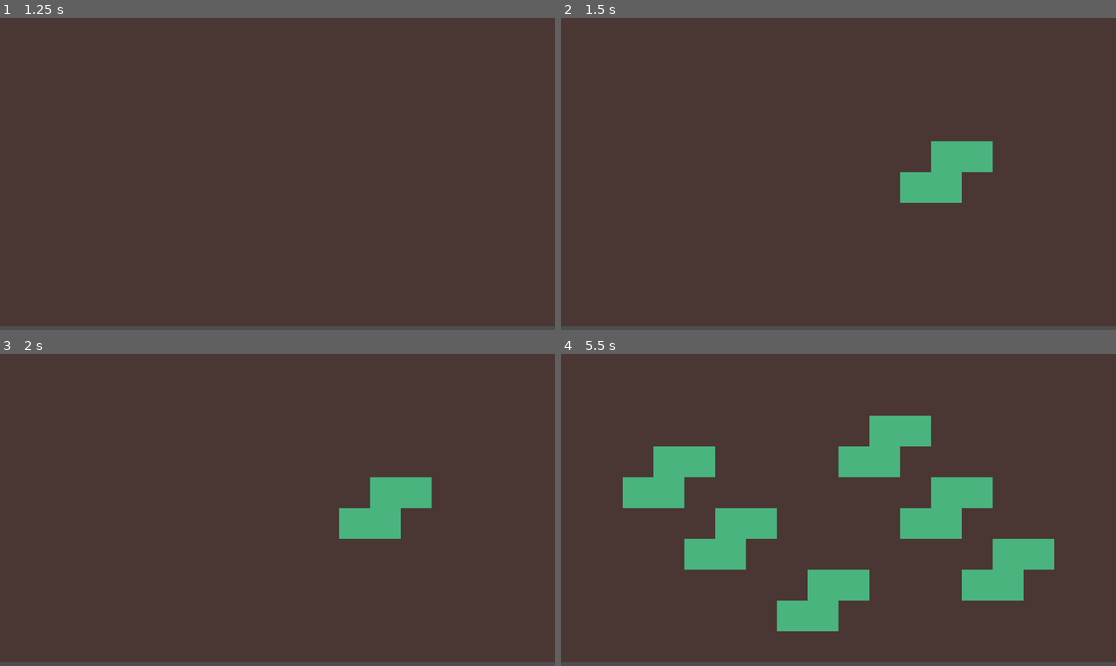
Above: before the commit, frames 1-4 (two rows, left to right).
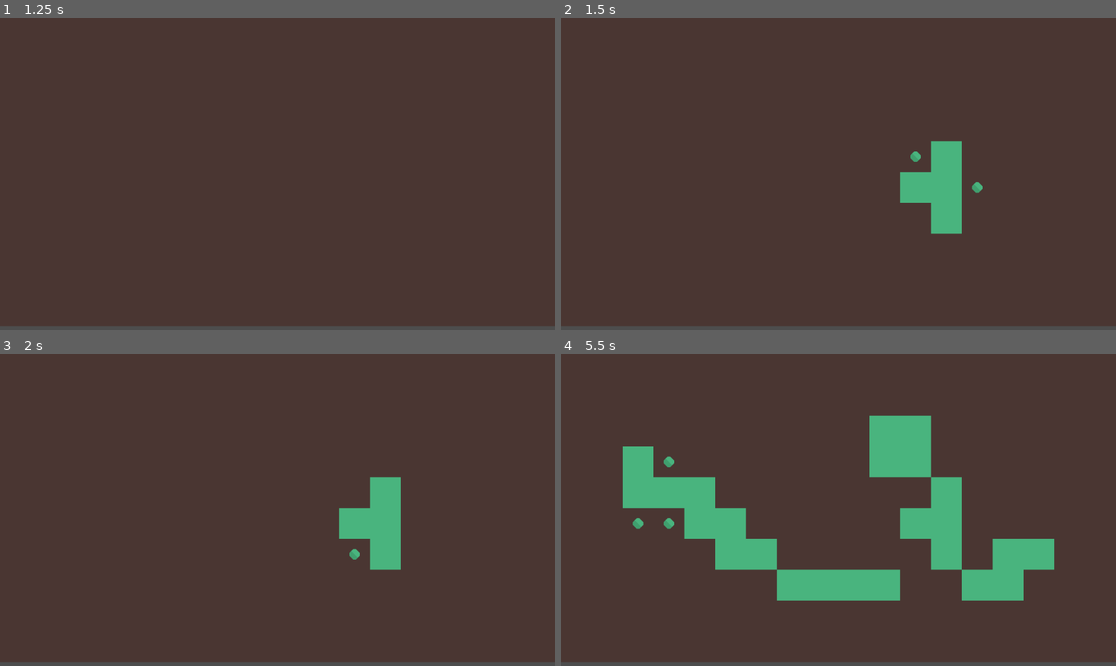
Above: after the commit, the same moments.

Repository: Coffin-Likker/tetrarcana
Game: Godot game, scene res://scenes/menu_manager.tscn
Same seed, same stepped clock (60 frames per second), same inputs: the game is played once before the commit and once after it. Before the commit the project starts from res://scenes/menus/MainMenu.tscn.
Inputs (mouse positions are in pixels of both pictures, inside the frame that each line leads up to):
- Up to frame 1 (1.25 s): click "Start" at 0.5 s
- Up to frame 2 (1.5 s): tap Enter at 1.25 s; move the mouse to (960, 158) at 1.27 s; tap E (rotate_clockwise, bound only after the commit) at 1.35 s; click (960, 158) at 1.42 s
- Up to frame 3 (2 s): tap Q (rotate_counterclockwise, bound only after the commit) at 1.55 s
- Up to frame 4 (5.5 s): tap Space at 2, 3.5, 5 s; move the mouse to (727, 525) at 2.02 s; tap Q (rotate_counterclockwise, bound only after the commit) at 2.1, 3.05, 3.6, 4.55, 5.1 s; click (727, 525) at 2.17 s; tap E (rotate_clockwise, bound only after the commit) at 2.3, 2.85, 3.8, 4.35, 5.3 s; tap Enter at 2.75, 4.25 s; move the mouse to (894, 441) at 2.77 s; click (894, 441) at 2.92 s; move the mouse to (810, 572) at 3.52 s; click (810, 572) at 3.67 s; move the mouse to (1005, 556) at 4.27 s; click (1005, 556) at 4.42 s; move the mouse to (672, 463) at 5.02 s; click (672, 463) at 5.17 s

Frame 1 is identical in both runs. In frame 2, 1.2% of the frame differs, in the area x 62-78%, y 39-70%; in frame 3, 1.2%; in frame 4, 9.0%, in the area x 11-78%, y 29-89%.

Commit message:
Added rotation logic and all normal pieces
Added rotation logic and active piece implementation
Added grab bag that rotates through all tetris piece types

Diff:
--- a/project.godot
+++ b/project.godot
@@ -11,7 +11,7 @@
 [application]
 
 config/name="PSGJ"
-run/main_scene="res://scenes/menus/MainMenu.tscn"
+run/main_scene="res://scenes/menu_manager.tscn"
 config/features=PackedStringArray("4.2", "GL Compatibility")
 config/icon="res://icon.svg"
 
@@ -24,6 +24,19 @@
 
 AudioManager="*res://scripts/AudioManager.gd"
 
+[input]
+
+rotate_clockwise={
+"deadzone": 0.5,
+"events": [Object(InputEventKey,"resource_local_to_scene":false,"resource_name":"","device":-1,"window_id":0,"alt_pressed":false,"shift_pressed":false,"ctrl_pressed":false,"meta_pressed":false,"pressed":false,"keycode":0,"physical_keycode":69,"key_label":0,"unicode":101,"echo":false,"script":null)
+]
+}
+rotate_counterclockwise={
+"deadzone": 0.5,
+"events": [Object(InputEventKey,"resource_local_to_scene":false,"resource_name":"","device":-1,"window_id":0,"alt_pressed":false,"shift_pressed":false,"ctrl_pressed":false,"meta_pressed":false,"pressed":false,"keycode":0,"physical_keycode":81,"key_label":0,"unicode":113,"echo":false,"script":null)
+]
+}
+
 [rendering]
 
 renderer/rendering_method="gl_compatibility"
--- a/scripts/tile_map.gd
+++ b/scripts/tile_map.gd
@@ -3,9 +3,40 @@
 # Define the S-shape Tetris piece
 const S_SHAPE = [
 	Vector2i(0, 0), Vector2i(1, 0),
-	Vector2i(-1, 1), Vector2i(0, 1),
+	Vector2i(-1, 1), Vector2i(0, 1)
 ]
 
+const I_SHAPE = [
+	Vector2i(-1,0), Vector2i(0,0),
+	Vector2i(1,0), Vector2i(2,0)
+]
+
+const L_Shape = [
+	Vector2i(-1,0), Vector2i(0,0),
+	Vector2i(1,0), Vector2i(1,1)
+]
+
+const J_Shape = [
+	Vector2i(-1,0), Vector2i(0,0),
+	Vector2i(1,0), Vector2i(1,1)
+]
+
+const T_Shape = [
+	Vector2i(-1,0), Vector2i(0,0),
+	Vector2i(1,0), Vector2i(0,1)
+]
+
+const O_SHAPE = [
+	Vector2i(0,0), Vector2i(1,0),
+	Vector2i(0,1), Vector2i(1,1)
+]
+
+const Z_SHAPE = [
+	Vector2i(-1,0), Vector2i(0,0),
+	Vector2i(0,1), Vector2i(1,1)
+]
+
+const ALL_SHAPES = [S_SHAPE, I_SHAPE, L_Shape, J_Shape, T_Shape, O_SHAPE, Z_SHAPE]
 # Tile IDs
 const EMPTY_TILE = Vector2i(0, 0)
 const PLAYER_1_TILE = Vector2i(16, 5)
@@ -16,10 +47,14 @@
 const GHOST_LAYER = 1
 
 var current_ghost_position = Vector2i(0, 0)
+var active_piece = []
+var grab_bag = []
 
 func _ready():
 	set_process_unhandled_input(true)
 	print("TileMap initialized. Ready to process input.")
+	refill_grab_bag()
+	active_piece = get_next_piece()
 
 	if get_layers_count() < 2:
 		add_layer(GHOST_LAYER)
@@ -30,6 +65,12 @@
 
 	print("Input event detected: ", event.button_index)
 	_on_tile_clicked(event.position, event.button_index)
+
+func _process(delta):
+	if Input.is_action_just_pressed("rotate_clockwise"):
+		rotate_piece(1)
+	elif Input.is_action_just_pressed("rotate_counterclockwise"):
+		rotate_piece(-1)
 
 func _unhandled_input(event):
 	if event is InputEventMouseMotion:
@@ -42,18 +83,19 @@
 	match button_index:
 		MOUSE_BUTTON_LEFT:
 			print("Left click detected, placing piece")
-			place_piece(base_position, S_SHAPE, PLAYER_1_TILE)
+			place_piece(base_position, PLAYER_1_TILE)
 		MOUSE_BUTTON_RIGHT:
 			print("Right click detected, clearing connected piece")
 			clear_connected_piece(base_position)
 
-func place_piece(base_position: Vector2i, shape: Array, tile: Vector2i):
+func place_piece(base_position: Vector2i, tile: Vector2i):
 	print("Placing piece at base position: ", base_position)
-	for offset in shape:
+	for offset in active_piece:
 		var tile_position = base_position + offset
 		print("Setting tile at position: ", tile_position)
 		set_cell(BOARD_LAYER, tile_position, 0, tile)
 	print("Piece placed. Updating ghost piece.")
+	active_piece = get_next_piece()
 	update_ghost_piece()
 
 func clear_connected_piece(start_position: Vector2i):
@@ -102,10 +144,56 @@
 	clear_layer(GHOST_LAYER)
 
 	print("Placing ghost tiles:")
-	for offset in S_SHAPE:
+	for offset in active_piece:
 			var tile_position = current_ghost_position + offset
 			if get_cell_atlas_coords(BOARD_LAYER, tile_position) == EMPTY_TILE:
 				set_cell(GHOST_LAYER, tile_position, 0, GHOST_TILE)
 				print("Placed ghost tile at ", tile_position)
 			else:
 				print("Cannot place ghost tile at ", tile_position, ". Tile not empty.")
+
+func rotate_piece(direction: int):
+	if can_rotate():
+		# Create a rotation matrix for 90 degrees rotation (clockwise or counterclockwise)
+		var rotation_matrix = Transform2D().rotated(direction * PI/2)
+		var new_piece = []
+		# Rotate each block of the active piece
+		for block in active_piece:
+			# Apply rotation matrix to the block
+			var rotated_position = rotation_matrix * Vector2(block)
+			# Round and store the rotated position
+			new_piece.append(Vector2i(round(rotated_position.x), round(rotated_position.y)))
+
+		# Calculate offset to keep the rotated piece in the same general area
+		var min_x = active_piece[0].x
+		var min_y = active_piece[0].y
+		var rotated_min_x = new_piece[0].x
+		var rotated_min_y = new_piece[0].y
+
+		for block in active_piece:
+			min_x = min(min_x, block.x)
+			min_y = min(min_y, block.y)
+
+		for block in new_piece:
+			rotated_min_x = min(rotated_min_x, block.x)
+			rotated_min_y = min(rotated_min_y, block.y)
+
+		# Calculate the offset
+		var offset = Vector2i(min_x - rotated_min_x, min_y - rotated_min_y)
+
+		# Apply the offset to each block of the new piece
+		active_piece = new_piece.map(func(block): return block + offset)
+		update_ghost_piece()
+
+func can_rotate():
+	# Implement rotation validity check here
+	return true
+
+func refill_grab_bag():
+	grab_bag = ALL_SHAPES.duplicate()
+	grab_bag.shuffle()
+
+func get_next_piece():
+	if grab_bag.is_empty():
+		refill_grab_bag()
+	return grab_bag.pop_back()
